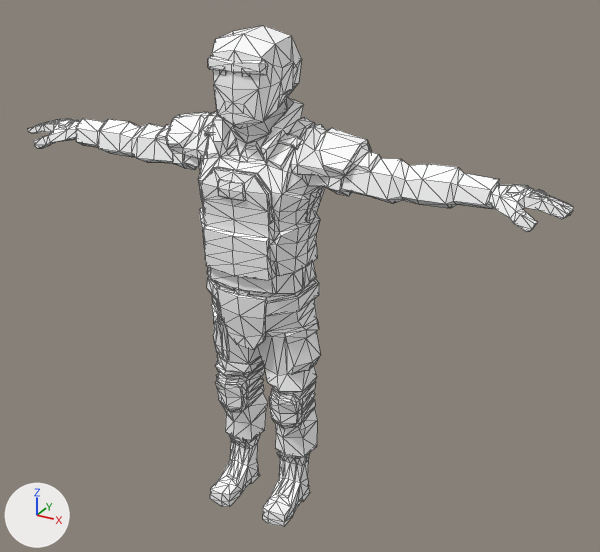
A saved change to the glTF model apps/game/public/assets/models/fighter_soldier.glb.
Rendered twice from a 50 mm lens placed at (1.42, -2.28, 2.12), pointed at (0.11, 0.09, 0.93). Every picture has the same lights, and +X, +Y and +Z are marked at lower left. The picture after the commit comes second. Mesh edges are drawn as thin lines. Vertices at exactly the same position are counted once.

The first picture shows 'SK_Chr_Soldier_Male_01'.
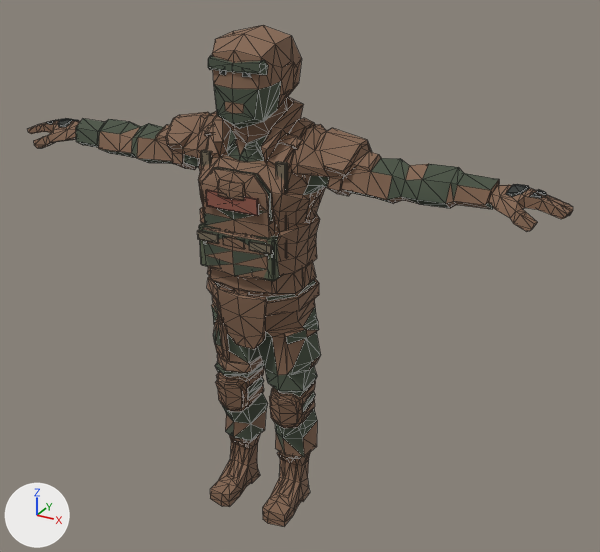
Pixel boxes [x1, y1, x2, y2] of what changed, in the pictures (600 x 552 px):
part 1 of me_mesh, added: after [197, 150, 288, 281]
part 2 of me_mesh, recoloured: [76, 55, 499, 457] in both
part 3 of me_mesh, recoloured (white to brown): [28, 25, 573, 527] in both
part 4 of me_mesh, recoloured: [46, 70, 547, 199] in both

The change in detail:
Material 'nc7_team' (mat_nc7_team) is new.
Its base color is (0.28, 0.095, 0.065) (brown #905748).
Its roughness is 0.85.
Material 'nc7_skin' (mat_nc7_skin) is new.
Its base color is (0.23, 0.13, 0.078) (brown #84654f).
Its roughness is 0.8.
Material 'nc7_olive' (mat_nc7_olive) is new.
Its base color is (0.105, 0.124, 0.073) (greyish green #5b634c).
Its roughness is 0.76.
Material 'nc7_cloth' (mat_nc7_cloth) is new.
Its base color is (0.065, 0.083, 0.055) (greyish green #485142).
Its roughness is 0.94.
Material 'nc7_polymer' (mat_nc7_polymer) is new.
Its base color is (0.025, 0.03, 0.027) (dark grey #2c302e).
Its roughness is 0.79.
Material 'nc7_sand' (mat_nc7_sand) is new.
Its base color is (0.18, 0.145, 0.095) (brown #766a57).
Its roughness is 0.94.
me_mesh is used by ob_sk_chr_soldier_male_01; location (0.0, 0.0, 0.0).
me_mesh had 1508 vertices, 2996 faces and spanned x -1.02..1.02, y -0.17..0.19, z 0.0..1.79.
me_mesh now has 2012 vertices, 3968 faces and spans x -1.02..1.02, y -0.17..0.19, z 0.0..1.79.
me_mesh part 1: 504 vertices added at x -0.16..0.16, y -0.16..-0.07, z 1.01..1.4.
me_mesh part 2: 523 faces spanning x -0.8..0.8, y -0.16..0.17, z 0.22..1.71 switch from mat_synty_atlas (white #ffffff) to mat_nc7_cloth (greyish green #485142).
me_mesh part 3: 2284 faces spanning x -1.02..1.02, y -0.17..0.19, z 0.0..1.79 switch from mat_synty_atlas (white #ffffff) to mat_nc7_skin (brown #84654f).
me_mesh part 4: 150 faces spanning x -0.94..0.94, y -0.13..0.1, z 1.36..1.68 switch from mat_synty_atlas (white #ffffff) to mat_nc7_polymer (dark grey #2c302e).
Other edits to the shape of me_mesh do not show in these pictures.
me_mesh gains material mat_nc7_sand (brown #766a57).
me_mesh gains material mat_nc7_olive (greyish green #5b634c).
me_mesh gains material mat_nc7_team (brown #905748).
